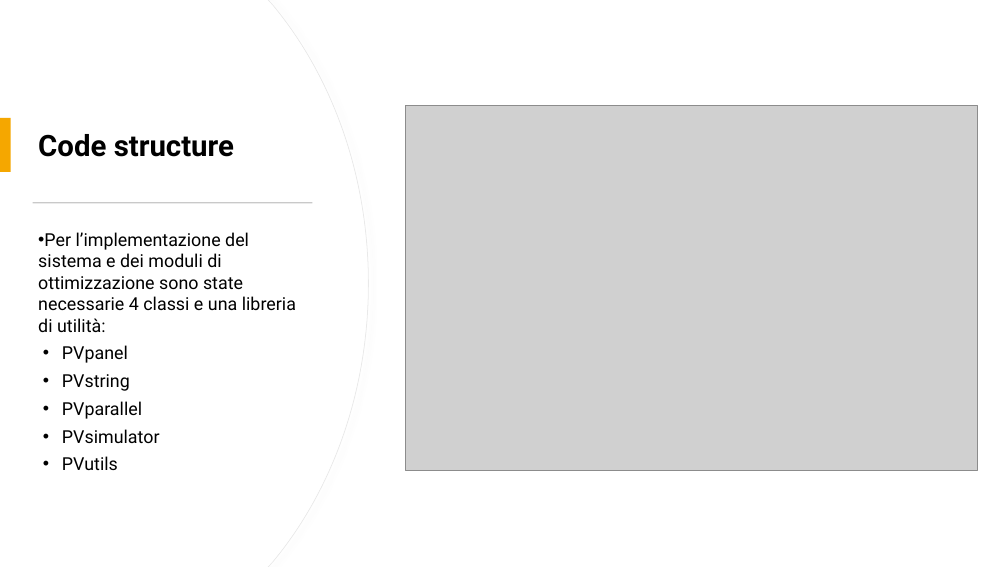
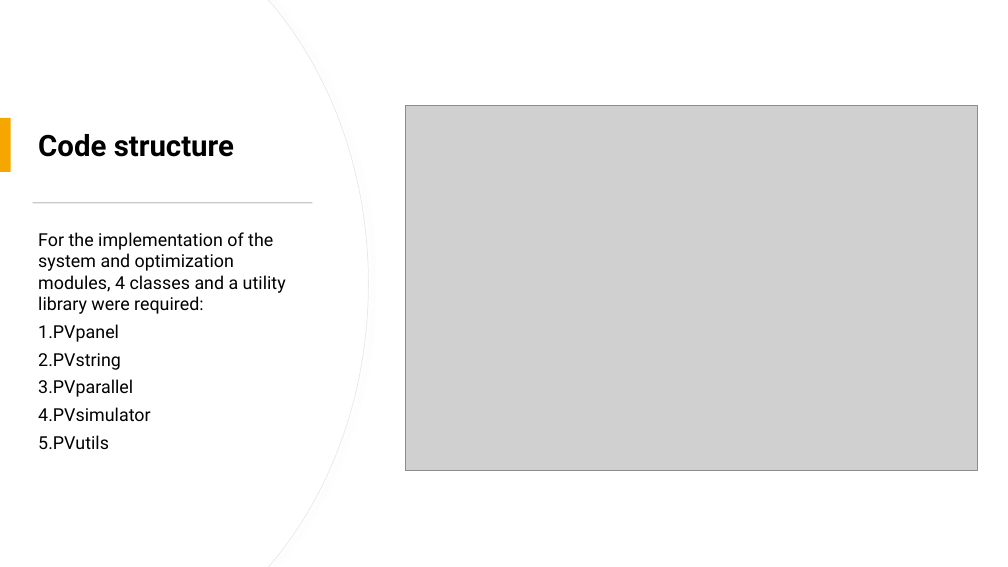
Before and after one commit to mdg217/RenewableEnergyProject, a slide deck: slide 4 of ProgettoRESM.pptx (slide 5 before the commit). Drawn at 1008x567 pixels with LibreOffice and Linux fonts; fonts in the diff are those of the drawing; grey boxes stand for pictures. Boxes give left, top, right and bottom in pixels: in the first picture for what was removed or moved away, otherwise in the second. Text is boxed around its words. In the diff, an @@ line names an element or a change of style, - is before the commit and + after.

Commit message:
[UPDATE] implement some new features like total P-V curve of the system

```diff
--- a/ProgettoRESM.pptx
+++ b/ProgettoRESM.pptx
@@ text at [38,232,286,314]: text changed @@
-• Per l’implementazione del sistema e dei moduli di ottimizzazione sono state necessarie 4 classi e una libreria di utilità:
+For the implementation of the system and optimization modules, 4 classes and a utility library were required:
@@ text at [38,324,150,449]: bullet • to 1. @@
```
Also in this commit, not shown: 6 other slides changed, 1 slide added, 1 slide removed, 3 other files.
